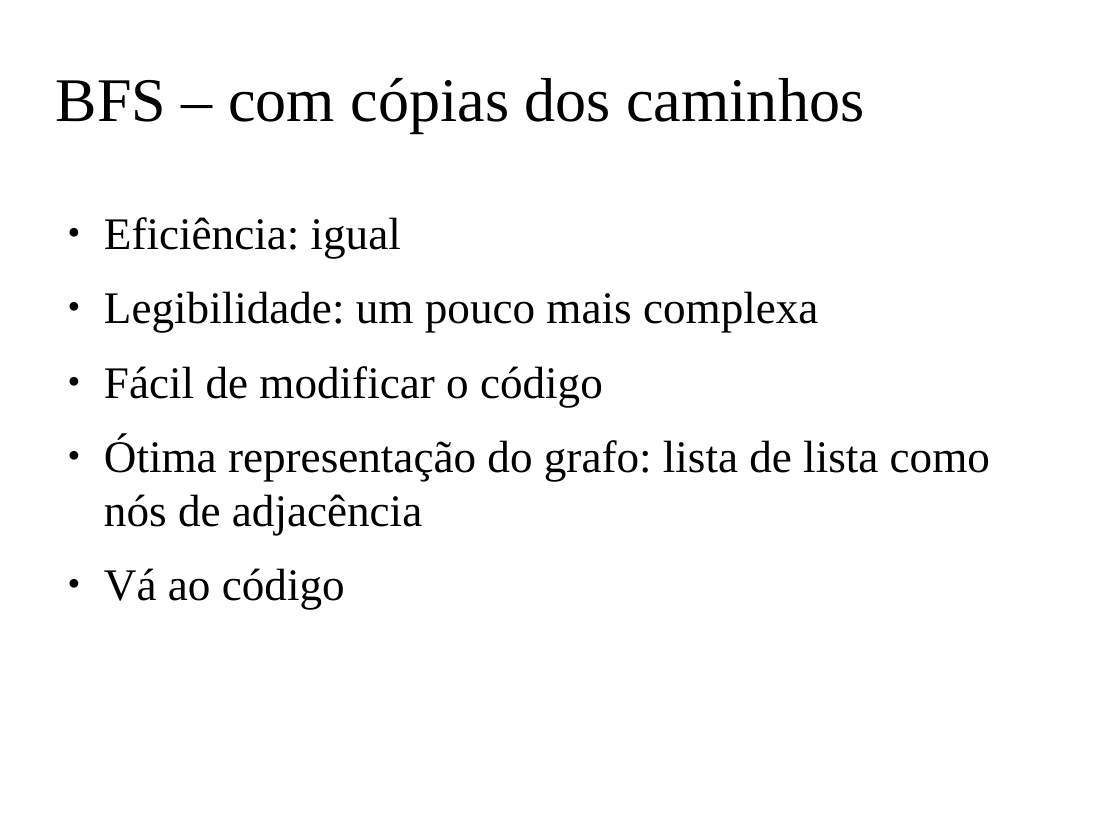
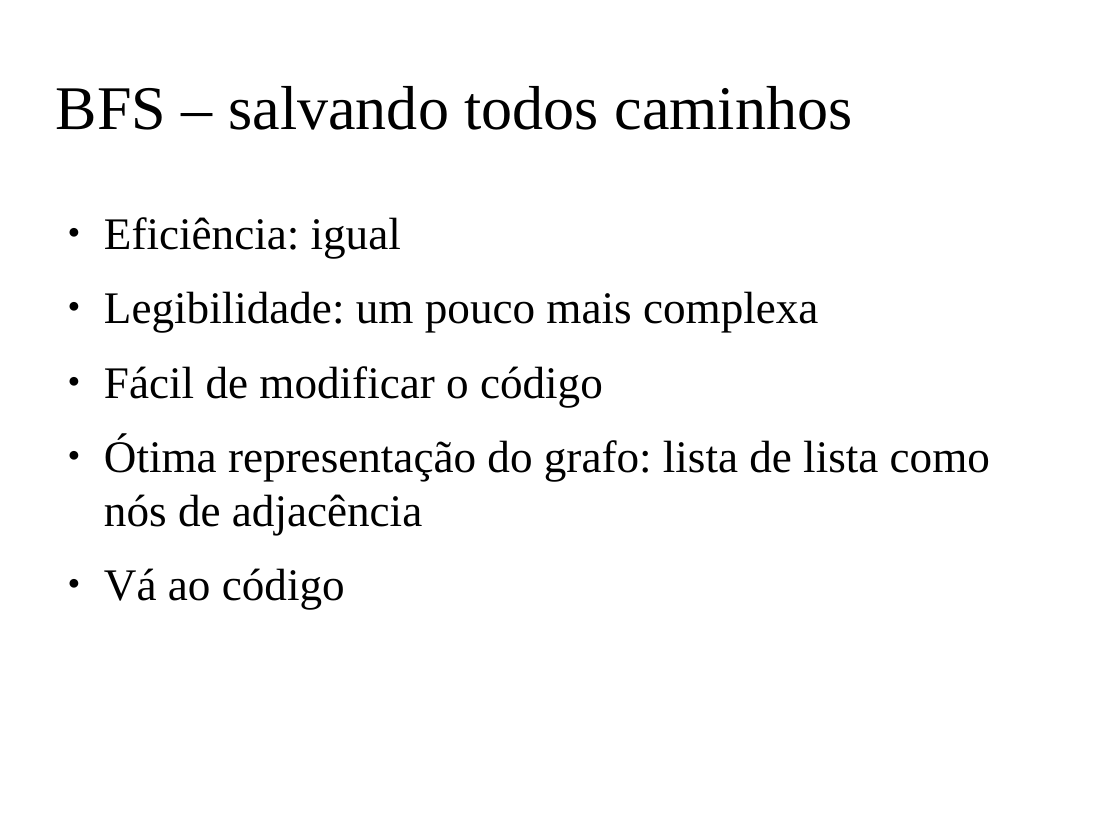
Before and after one commit to claudiosa/CCS, a slide deck: slide 14 of picat/YOUTUBE_BFS_PICAT/slides_bfs.odp (slide 10 before the commit). Drawn at 1120x840 pixels with LibreOffice and Linux fonts; fonts in the diff are those of the drawing; background and template pictures are left out. Boxes give left, top, right and bottom in pixels: in the first picture for what was removed or moved away, otherwise in the second. Text is boxed around its words. In the diff, an @@ line names an element or a change of style, - is before the commit and + after.

```diff
--- a/picat/YOUTUBE_BFS_PICAT/slides_bfs.odp
+++ b/picat/YOUTUBE_BFS_PICAT/slides_bfs.odp
@@ title at <box>56,86,853,130</box>: text changed @@
-BFS – com cópias dos caminhos
+BFS – salvando todos caminhos
```
Also in this commit, not shown: 8 other slides changed, 5 slides added, 1 slide removed, 2 other files.
